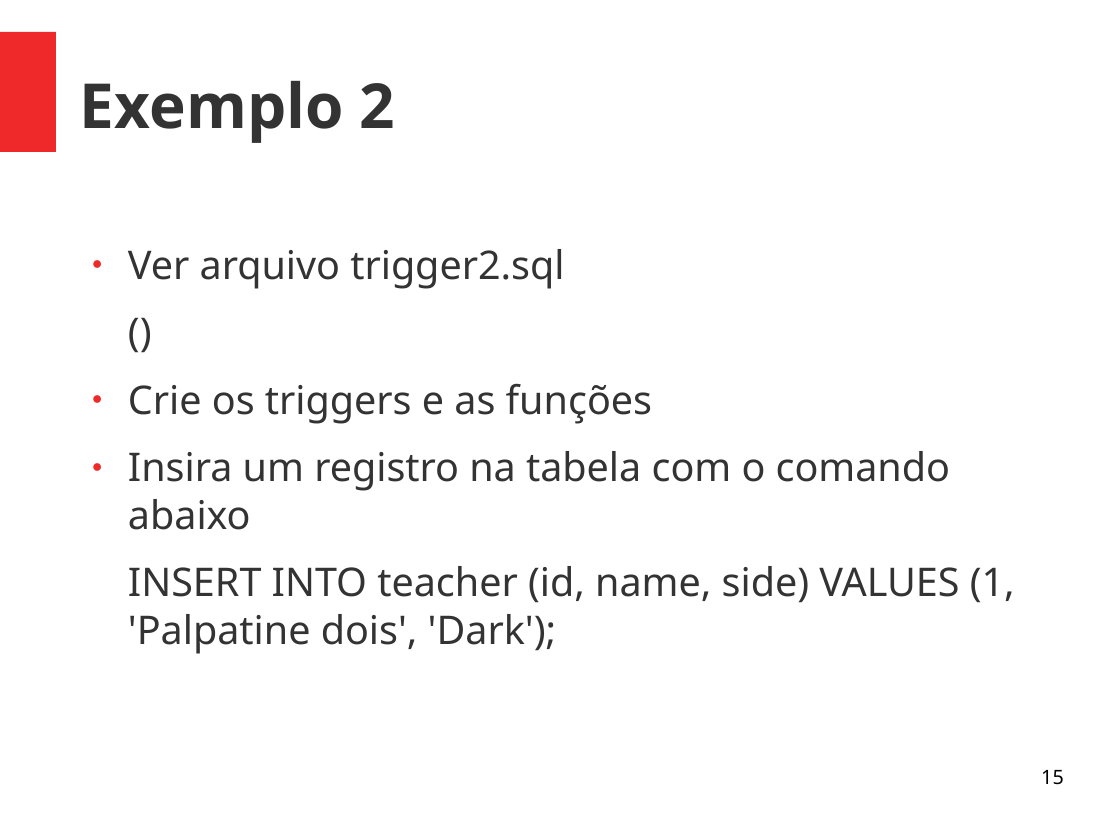
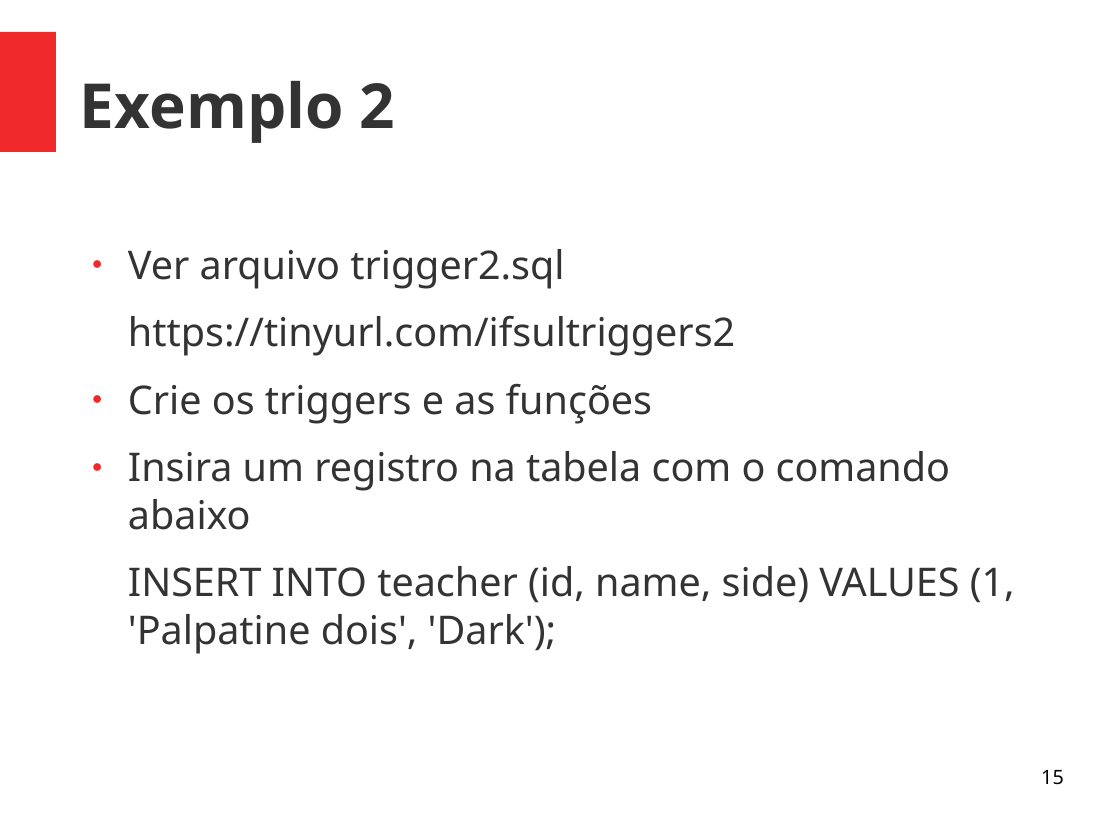
Before and after one commit to viniciusalveshax/aulas, a slide deck: slide 15 of banco-de-dados-2/10-triggers/bd2-triggers.odp. Drawn at 1120x840 pixels with LibreOffice and Linux fonts; fonts in the diff are those of the drawing. Boxes give left, top, right and bottom in pixels: in the first picture for what was removed or moved away, otherwise in the second. Text is boxed around its words. In the diff, an @@ line names an element or a change of style, - is before the commit and + after.

```diff
--- a/banco-de-dados-2/10-triggers/bd2-triggers.odp
+++ b/banco-de-dados-2/10-triggers/bd2-triggers.odp
@@ text at bbox=[128, 315, 735, 356]: text changed @@
-()
+https://tinyurl.com/ifsultriggers2
```
Also in this commit, not shown: 2 other slides changed, 4 slides removed, 1 other file.
